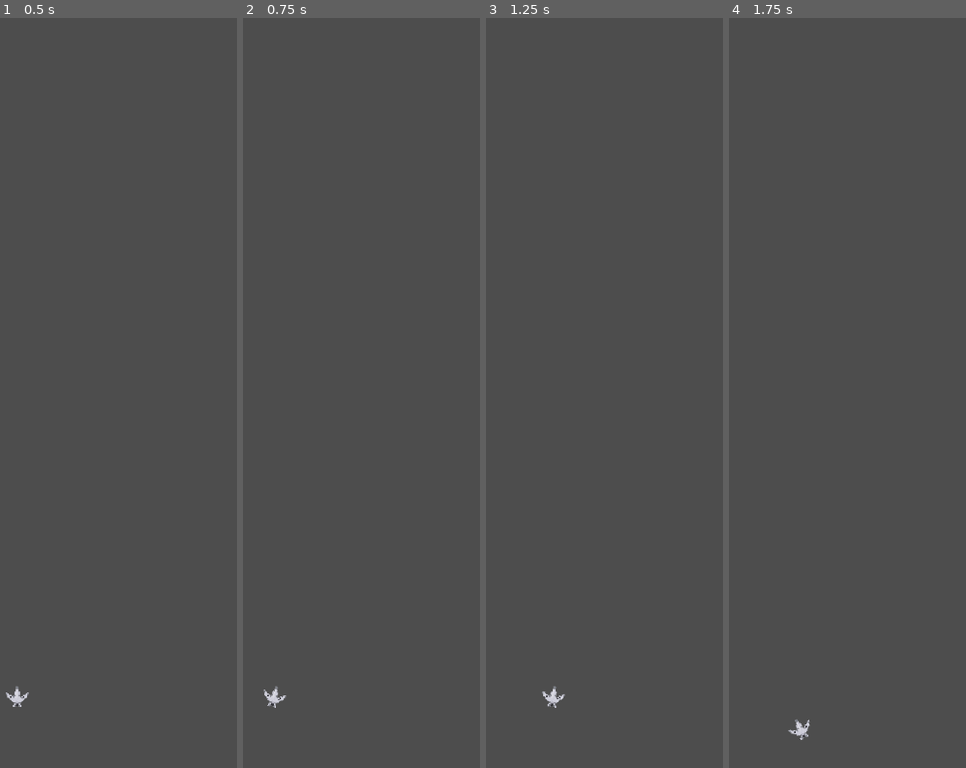
Above: before the commit, frames 1-4 (left to right).
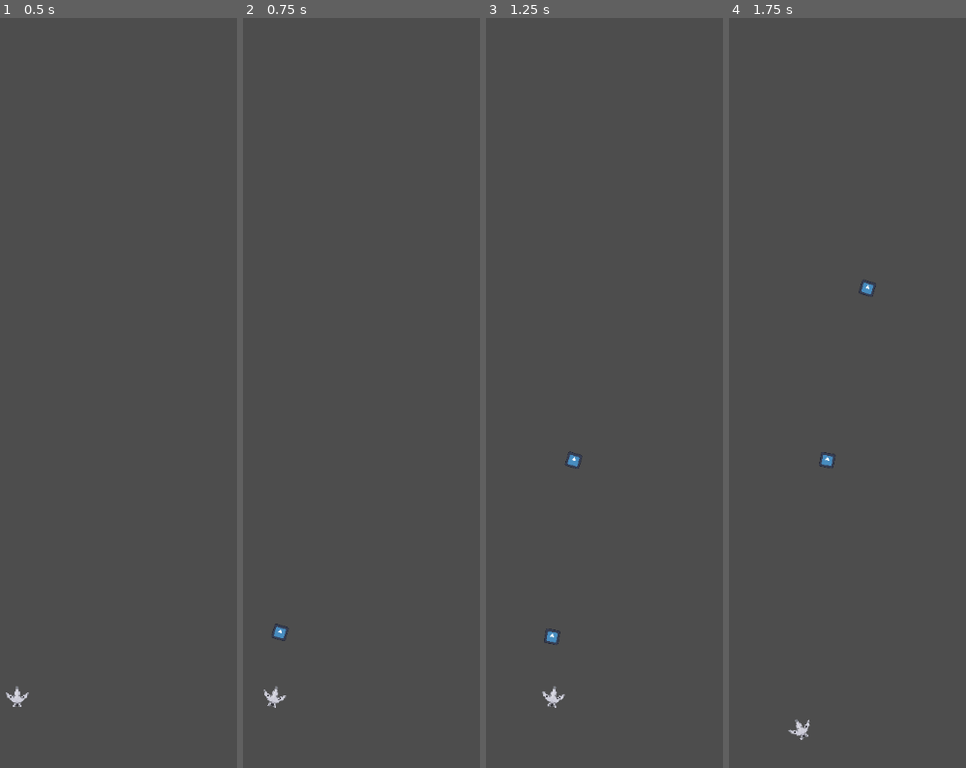
Above: after the commit, the same moments.

Repository: justCallMeJeg/ChaosWingNemesis
Game: Godot game, scene res://src/main.tscn
Same seed, same stepped clock (60 frames per second), same inputs: the game is played once before the commit and once after it. The engine's default icon, where the game draws it, is replaced by a stand-in: a white triangle on a blue panel in a dark square.
Inputs (mouse positions are in pixels of both pictures, inside the frame that each line leads up to):
- Up to frame 1 (0.5 s): no input
- Up to frame 2 (0.75 s): tap Enter at 0.5 s; move the mouse to (359, 370) at 0.52 s; press the mouse at (359, 370) at 0.53 s; hold Right (ui_right) from 0.53 s (still down)
- Up to frame 3 (1.25 s): keep holding Right (ui_right)
- Up to frame 4 (1.75 s): move the mouse to (outside the picture) at 1.27 s; release Right (ui_right) at 1.28 s; release the mouse at (outside the picture) at 1.28 s; hold Down (ui_down) from 1.28 s (still down); click (outside the picture) at 1.35 s

Frame 1 is identical in both runs. In frame 2, less than 0.1% of the frame differs, in the area x 12-20%, y 80-84%; in frame 3, 0.2%; in frame 4, 0.2%, in the area x 37-63%, y 34-60%.

Commit message:
Shooting
I think PC gid aton ulubrahon kay ang UI di kaigo sa Mobile and ga obstruct sng view sng mga players
@justCallMeJeg

Diff:
--- a/project.godot
+++ b/project.godot
@@ -84,6 +84,17 @@
 , Object(InputEventKey,"resource_local_to_scene":false,"resource_name":"","device":0,"window_id":0,"alt_pressed":false,"shift_pressed":false,"ctrl_pressed":false,"meta_pressed":false,"pressed":false,"keycode":0,"physical_keycode":4194322,"key_label":0,"unicode":0,"echo":false,"script":null)
 ]
 }
+attack={
+"deadzone": 0.5,
+"events": [Object(InputEventMouseButton,"resource_local_to_scene":false,"resource_name":"","device":-1,"window_id":0,"alt_pressed":false,"shift_pressed":false,"ctrl_pressed":false,"meta_pressed":false,"button_mask":0,"position":Vector2(0, 0),"global_position":Vector2(0, 0),"factor":1.0,"button_index":1,"canceled":false,"pressed":false,"double_click":false,"script":null)
+]
+}
+
+[layer_names]
+
+2d_physics/layer_1="Wall"
+2d_physics/layer_2="Player"
+2d_physics/layer_3="Enemy"
 
 [rendering]
 
--- a/src/Components/Aim_ShootingComponent.gd
+++ b/src/Components/Aim_ShootingComponent.gd
@@ -1,8 +1,28 @@
 class_name Aim_ShootingComponent
 extends Node
 
+@onready var main = get_tree().get_root().get_node("Main")#Creating bullet outside of the Player node to separate the bullet's position from the player's
+@onready var projectile = load("res://src/Player/bullet.tscn")
 @export var ACTOR : Node2D
+
+@export var shootingInterval: float
+var canFire = true
 
 func _process(delta):
 	var look_vector = (ACTOR.get_global_mouse_position() - ACTOR.global_position).normalized()
 	ACTOR.global_rotation = (atan2(look_vector.y, look_vector.x))+0.5 * PI
+
+	if Input.is_action_pressed("attack") and canFire:
+		shoot()
+		canFire = false
+		await get_tree().create_timer(shootingInterval).timeout
+		canFire = true
+
+
+func shoot():
+	var instance = projectile.instantiate()
+	instance.dir = ACTOR.rotation
+	instance.instantiatePosition = ACTOR.global_position
+	instance.instantiateRotation = ACTOR.rotation
+	instance.zIndex = ACTOR.z_index - 1
+	main.add_child.call_deferred(instance)
--- a/src/Components/InputComponent.gd
+++ b/src/Components/InputComponent.gd
@@ -2,9 +2,12 @@
 extends Node
 
 @export var MOVE_COMPONENT: MoveComponent
+@export var SHOOT_COMPONENT: Aim_ShootingComponent
 @export var MOVE_STATS: MovementStats
 
 func _input(event: InputEvent) -> void:
 	var left_right = Input.get_axis("ui_left", "ui_right")
 	var top_down = Input.get_axis("ui_up", "ui_down")
+
+
 	MOVE_COMPONENT.VELOCITY = Vector2(left_right * MOVE_STATS.SPEED, top_down * MOVE_STATS.SPEED)
--- /dev/null
+++ b/src/Components/bullet.gd
@@ -0,0 +1,27 @@
+extends CharacterBody2D
+
+@export var SPEED: float
+
+var dir: float
+var instantiatePosition : Vector2
+var instantiateRotation : float
+var zIndex : int
+
+
+func _ready():
+	global_position = instantiatePosition
+	global_rotation = instantiateRotation
+	z_index = zIndex
+
+func _physics_process(_delta):
+	velocity = Vector2(0, -SPEED).rotated(dir)
+	move_and_slide()
+
+
+func _on_area_2d_body_entered(body):
+	queue_free()
+	#print("HIT!!!")
+
+
+func _on_despawn_timer_timeout():
+	queue_free()
--- a/src/Player/bullet.tscn
+++ b/src/Player/bullet.tscn
@@ -1,3 +1,34 @@
-[gd_scene format=3 uid="uid://cyif08hh5dwv7"]
+[gd_scene load_steps=4 format=3 uid="uid://cyif08hh5dwv7"]
 
-[node name="Bullet" type="Node2D"]
+[ext_resource type="Script" path="res://src/Components/bullet.gd" id="1_la0v0"]
+[ext_resource type="Texture2D" uid="uid://nmww8eih04l2" path="res://icon.svg" id="2_1reat"]
+
+[sub_resource type="CircleShape2D" id="CircleShape2D_dk65t"]
+radius = 62.8117
+
+[node name="Bullet" type="CharacterBody2D"]
+scale = Vector2(0.16, 0.16)
+collision_layer = 5
+collision_mask = 5
+motion_mode = 1
+script = ExtResource("1_la0v0")
+SPEED = 500.0
+
+[node name="Sprite2D" type="Sprite2D" parent="."]
+texture = ExtResource("2_1reat")
+
+[node name="CollisionShape2D" type="CollisionShape2D" parent="."]
+shape = SubResource("CircleShape2D_dk65t")
+disabled = true
+
+[node name="Despawn Timer" type="Timer" parent="."]
+wait_time = 5.0
+autostart = true
+
+[node name="Area2D" type="Area2D" parent="."]
+
+[node name="CollisionShape2D" type="CollisionShape2D" parent="Area2D"]
+shape = SubResource("CircleShape2D_dk65t")
+
+[connection signal="timeout" from="Despawn Timer" to="." method="_on_despawn_timer_timeout"]
+[connection signal="body_entered" from="Area2D" to="." method="_on_area_2d_body_entered"]
--- a/src/Player/ship.tscn
+++ b/src/Player/ship.tscn
@@ -34,3 +34,4 @@
 [node name="AimShootingComponent" type="Node" parent="." node_paths=PackedStringArray("ACTOR")]
 script = ExtResource("4_alvt2")
 ACTOR = NodePath("..")
+shootingInterval = 0.5
--- /dev/null
+++ b/src/enemy.tscn
@@ -0,0 +1,3 @@
+[gd_scene format=3 uid="uid://bmhbdrimhuxmd"]
+
+[node name="Enemy" type="Node2D"]
Not shown: 1 places in src/main.tscn that only renumber resources
